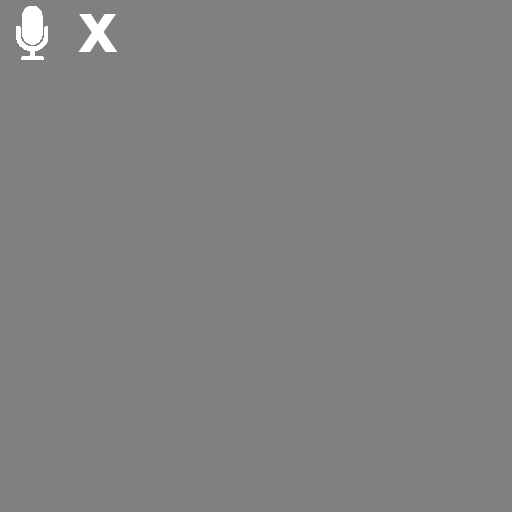
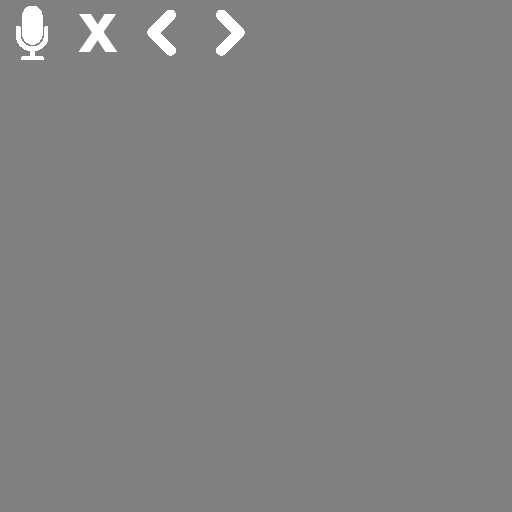
Revision of a layered w=512, h=512 image; what changed, layer by layer:
added layer "right" above "left" over [216, 10, 245, 56]
added layer "left" above "x" over [147, 10, 176, 56]
